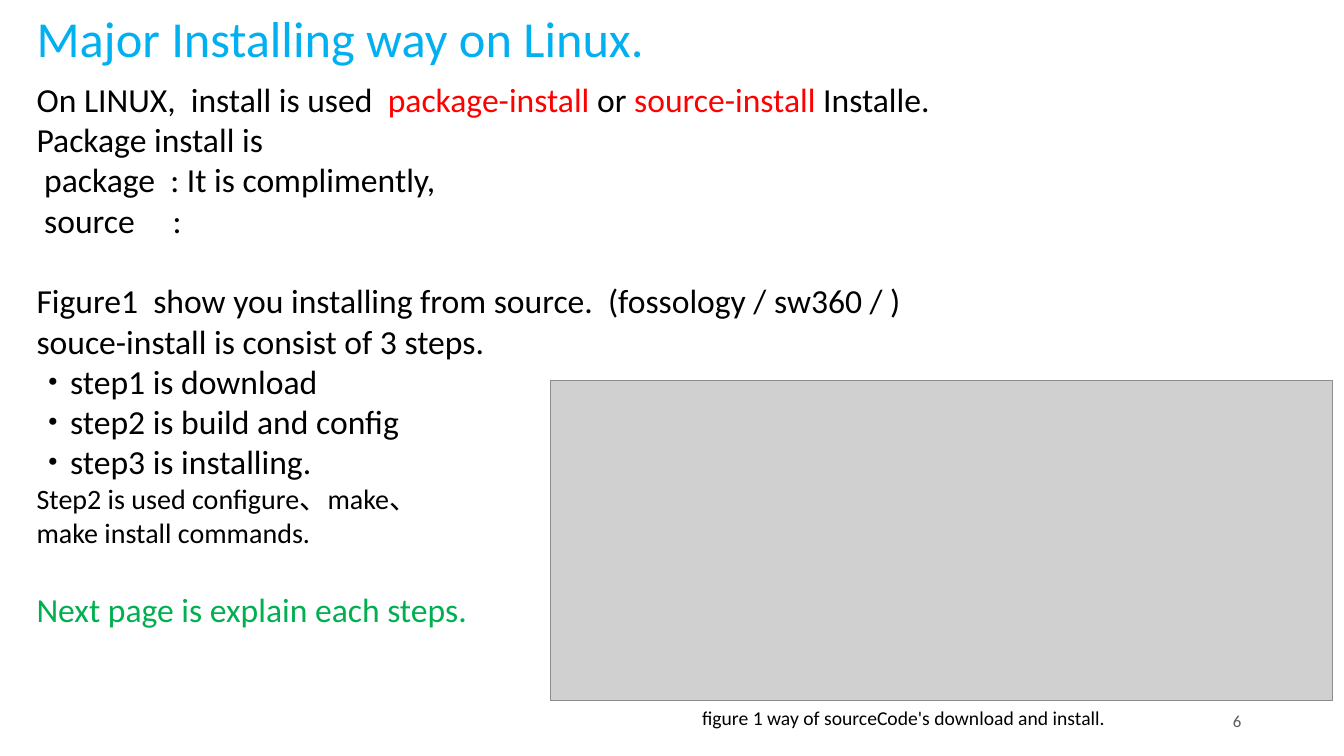
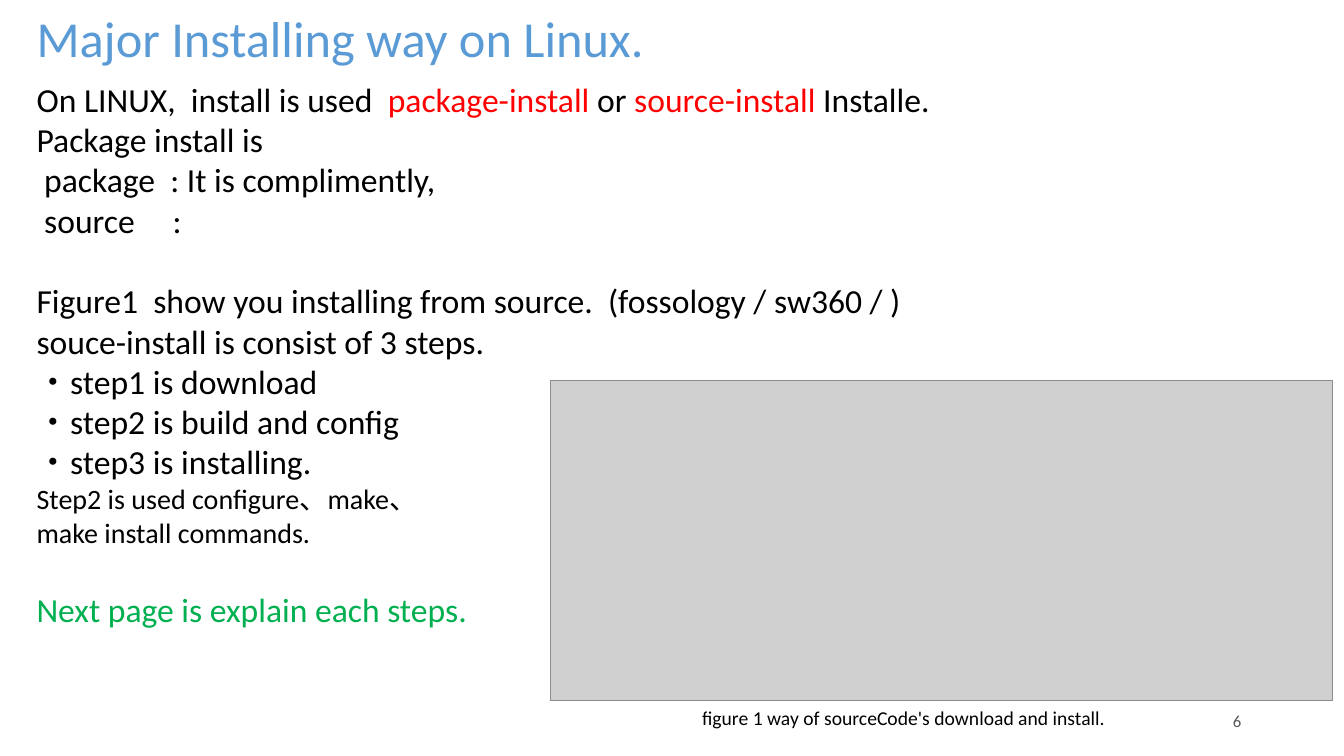
Before and after one commit to daito2223653/document, a slide deck: slide 6 of sub.pptx. Drawn at 1344x756 pixels with LibreOffice and Linux fonts; fonts in the diff are those of the drawing; grey boxes stand for pictures. Boxes give left, top, right and bottom in pixels: in the first picture for what was removed or moved away, otherwise in the second. Text is boxed around its words. In the diff, an @@ line names an element or a change of style, - is before the commit and + after.

```diff
--- a/sub.pptx
+++ b/sub.pptx
@@ text "Major Installing way on Linux." at bbox=[37, 22, 643, 66]: text colour #00B0F0 to #5B9BD5 @@
```
Also in this commit, not shown: 7 other slides changed, 1 slide added, 2 slides removed.
